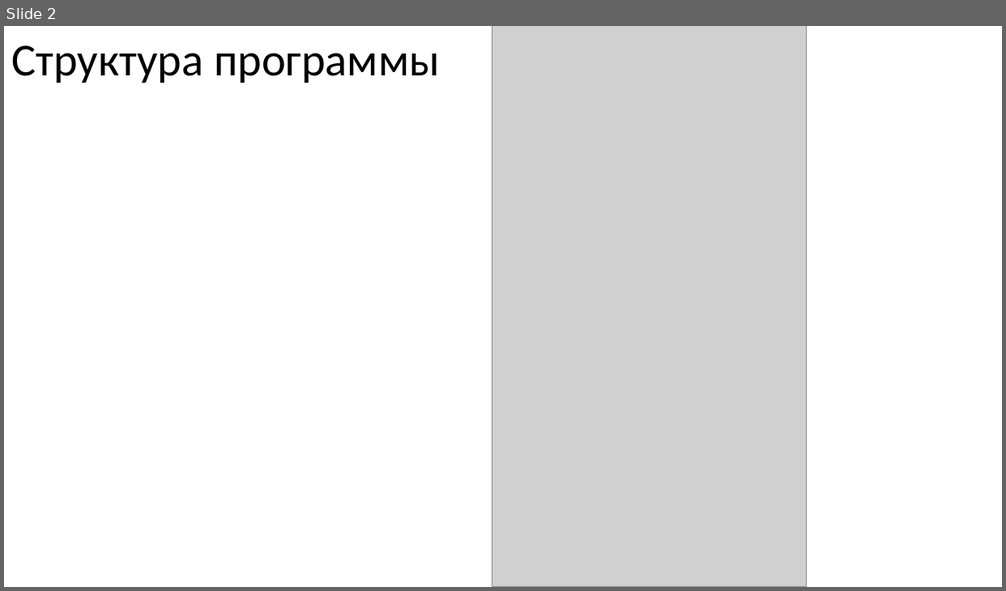
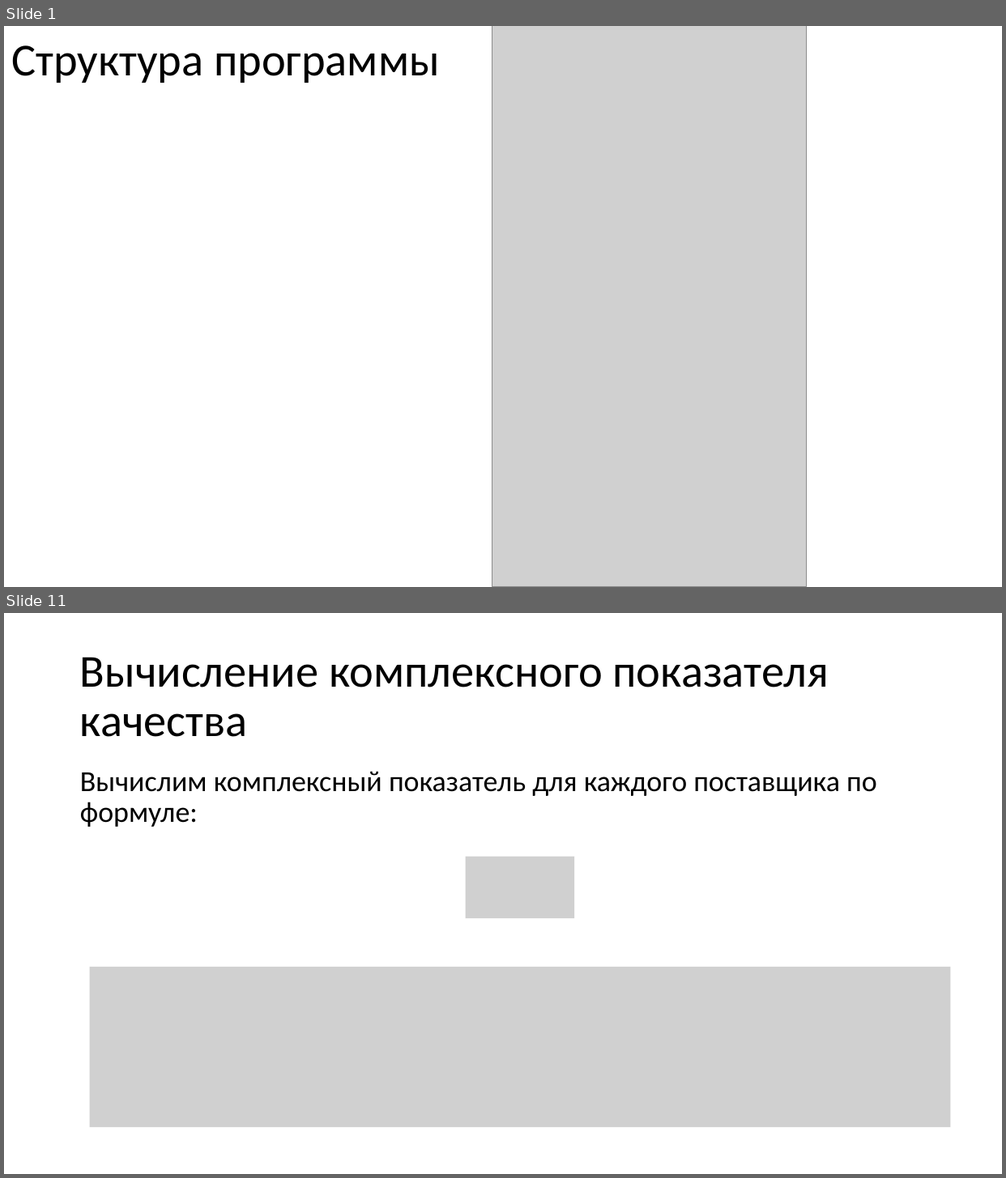
Before and after one commit to KsQRooW/-hackathon-serverchallenge, a slide deck: docs/checkpoint2.pptx. Shown one above the other, each under a label of ours: slide 2 before the commit, slides 1 and 11 after it; the slides between them are not shown. The pictures are 1006x591 and 1006x1178 pixels, drawn with LibreOffice and Linux fonts; fonts in the diff are those of the drawing; grey boxes stand for pictures. Boxes give left, top, right and bottom in pixels: in the first picture for what was removed or moved away, otherwise in the second. Text is boxed around its words. In the diff, an @@ line names an element or a change of style, - is before the commit and + after.

```diff
--- a/docs/checkpoint2.pptx
+++ b/docs/checkpoint2.pptx
@@ slide 11 added at box(4, 613, 1002, 1174), background #FFFFFF @@
@@ title added at box(80, 657, 829, 737), 44 pt, text #000000 @@
+Вычисление комплексного показателя качества
@@ text added at box(80, 771, 877, 827), 28 pt, text #000000 @@
+Вычислим комплексный показатель для каждого поставщика по формуле:
@@ picture added at box(466, 856, 575, 918) @@
@@ picture added at box(89, 967, 950, 1128) @@
@@ what was slide 2 is now slide 1 @@
```
Also in this commit, not shown: 2 slides changed, 8 other slides added, 6 slides removed, 1 other file.
